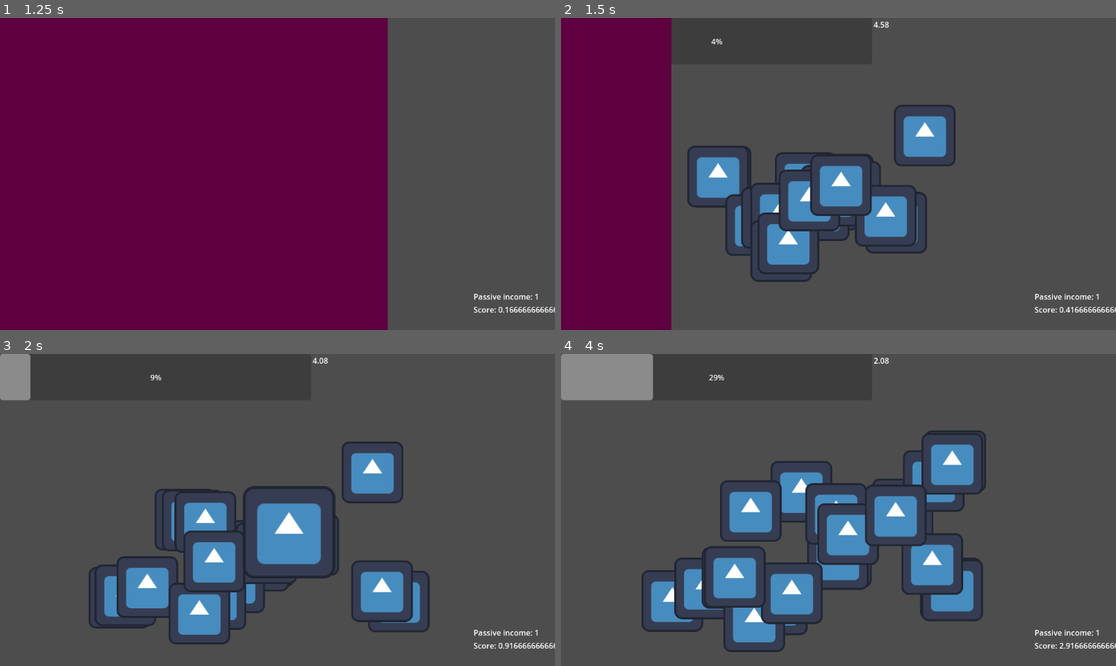
Above: before the commit, frames 1-4 (two rows, left to right).
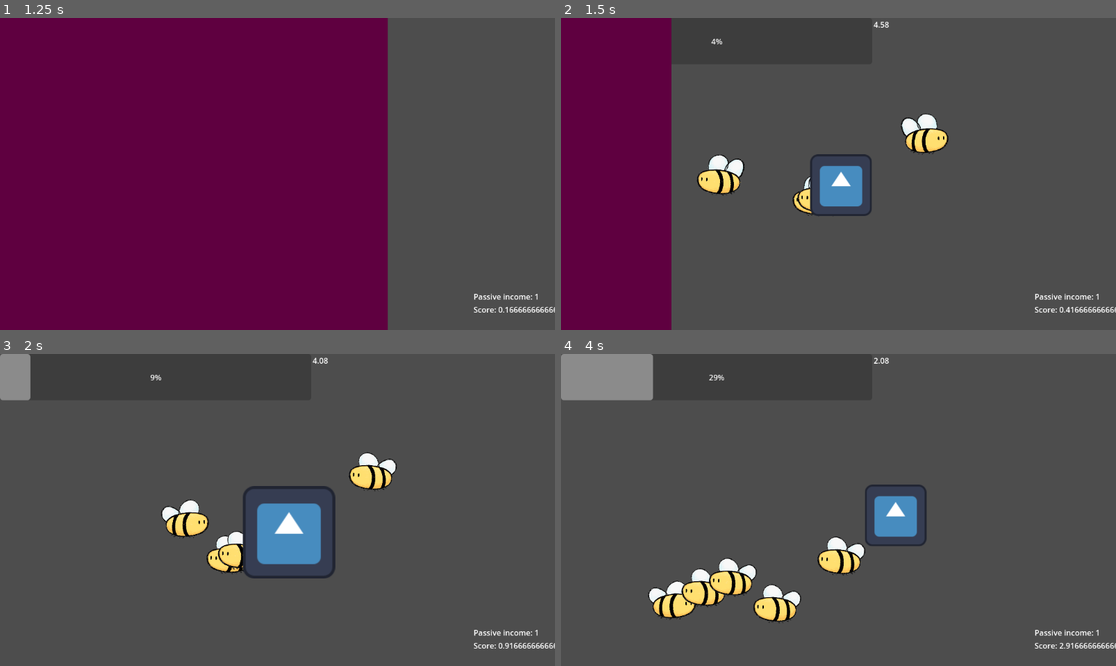
Above: after the commit, the same moments.

Repository: karasikrus/cozy-spring-jam-2024
Game: Godot game, scene res://scenes/menu/main_menu.tscn
Two runs of this game, one before a commit and one after it. Both use one fixed random seed, a clock stepped at 60 frames per second and the inputs below. The engine's default icon, where the game draws it, is replaced by a stand-in: a white triangle on a blue panel in a dark square.
Inputs (mouse positions are in pixels of both pictures, inside the frame that each line leads up to):
- Up to frame 1 (1.25 s): click "Play" at 0.5 s
- Up to frame 2 (1.5 s): move the mouse to (838, 177) at 1.27 s; click (838, 177) at 1.35 s
- Up to frame 3 (2 s): no input
- Up to frame 4 (4 s): move the mouse to (727, 525) at 2.02 s; click (727, 525) at 2.1 s; move the mouse to (894, 441) at 2.77 s; click (894, 441) at 2.85 s; move the mouse to (810, 572) at 3.52 s; click (810, 572) at 3.6 s

Frame 1 is identical in both runs. In frame 2, 7.1% of the frame differs, in the area x 22-72%, y 27-85%; in frame 3, 9.7%; in frame 4, 14%, in the area x 14-77%, y 24-96%.

Commit message:
Added bees

Diff:
--- a/scenes/workers/WorkerTemplate.gd
+++ b/scenes/workers/WorkerTemplate.gd
@@ -5,13 +5,14 @@
 var moving_to_target: bool = true
 var velocity: float = 1.0
 var progression: float = 0.0
-
+@onready var animated_sprite = $AnimatedSprite2D
 # Called when the node enters the scene tree for the first time.
 func _ready():
 	var parent = (get_parent() as Node2D).get_parent()
 	spawn_point = parent.get_child(1)
 	select_random_point()
 	velocity = (velocity + (randf() - 0.5) * 2)
+	animated_sprite.play("default")
 	pass # Replace with function body.
 
 func select_random_point():
@@ -27,7 +28,10 @@
 	var current_start_point = spawn_point if moving_to_target else target_point
 	progression = clamp(progression + delta * velocity, 0, 1)
 	position = current_start_point.position.lerp(current_end_point.position, progression)
-
+	if (current_end_point.position - current_start_point.position).x > 0:
+		animated_sprite.flip_h = true
+	else:
+		animated_sprite.flip_h = false
 	if progression < 1.0:
 		return
 
--- a/scenes/workers/workers.gd
+++ b/scenes/workers/workers.gd
@@ -5,8 +5,8 @@
 var workers_buffer = []
 var spawn_point: Node2D = null
 var target_points = []
-var workers_cur_count: int = 10
-var workers_max_count_on_screen: int = 20
+var workers_cur_count: int = 5
+var workers_max_count_on_screen: int = 5
 # Called when the node enters the scene tree for the first time.
 
 
--- a/scenes/workers/workers.tscn
+++ b/scenes/workers/workers.tscn
@@ -1,8 +1,30 @@
-[gd_scene load_steps=4 format=3 uid="uid://c6a8peauvuv27"]
+[gd_scene load_steps=7 format=3 uid="uid://c6a8peauvuv27"]
 
 [ext_resource type="Script" path="res://scenes/workers/workers.gd" id="1_cau6b"]
 [ext_resource type="Script" path="res://scenes/workers/WorkerTemplate.gd" id="2_77udo"]
-[ext_resource type="Texture2D" uid="uid://bgu4lnsafosmc" path="res://icon.svg" id="3_6r4nj"]
+[ext_resource type="Texture2D" uid="uid://cg8kh60nwckaj" path="res://assets/Bees.png" id="3_0fw7v"]
+
+[sub_resource type="AtlasTexture" id="AtlasTexture_oaju6"]
+atlas = ExtResource("3_0fw7v")
+region = Rect2(0, 0, 550, 550)
+
+[sub_resource type="AtlasTexture" id="AtlasTexture_puyxa"]
+atlas = ExtResource("3_0fw7v")
+region = Rect2(550, 0, 550, 550)
+
+[sub_resource type="SpriteFrames" id="SpriteFrames_1naep"]
+animations = [{
+"frames": [{
+"duration": 1.0,
+"texture": SubResource("AtlasTexture_oaju6")
+}, {
+"duration": 1.0,
+"texture": SubResource("AtlasTexture_puyxa")
+}],
+"loop": true,
+"name": &"default",
+"speed": 5.0
+}]
 
 [node name="Workers" type="Node2D"]
 script = ExtResource("1_cau6b")
@@ -49,5 +71,6 @@
 position = Vector2(143, 92)
 script = ExtResource("2_77udo")
 
-[node name="Sprite2D" type="Sprite2D" parent="WorkerTemplate"]
-texture = ExtResource("3_6r4nj")
+[node name="AnimatedSprite2D" type="AnimatedSprite2D" parent="WorkerTemplate"]
+scale = Vector2(0.2, 0.2)
+sprite_frames = SubResource("SpriteFrames_1naep")
